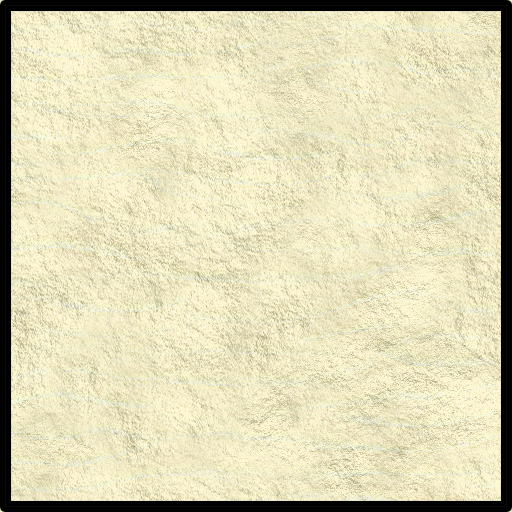
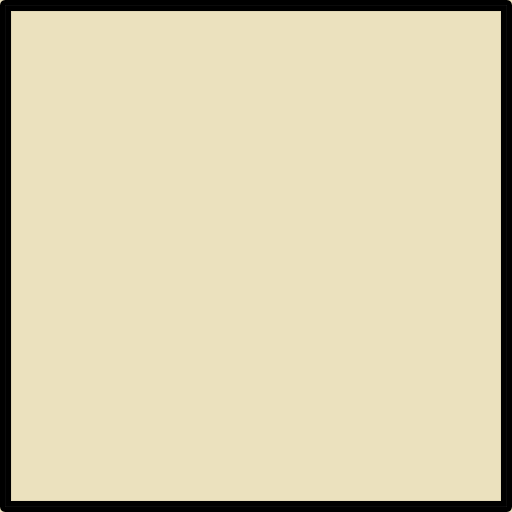
Comparing the layer stacks of the two 512x512 images. Changes:
renamed "背景" to "图层 0", painted on it over (0, 0, 512, 512)
